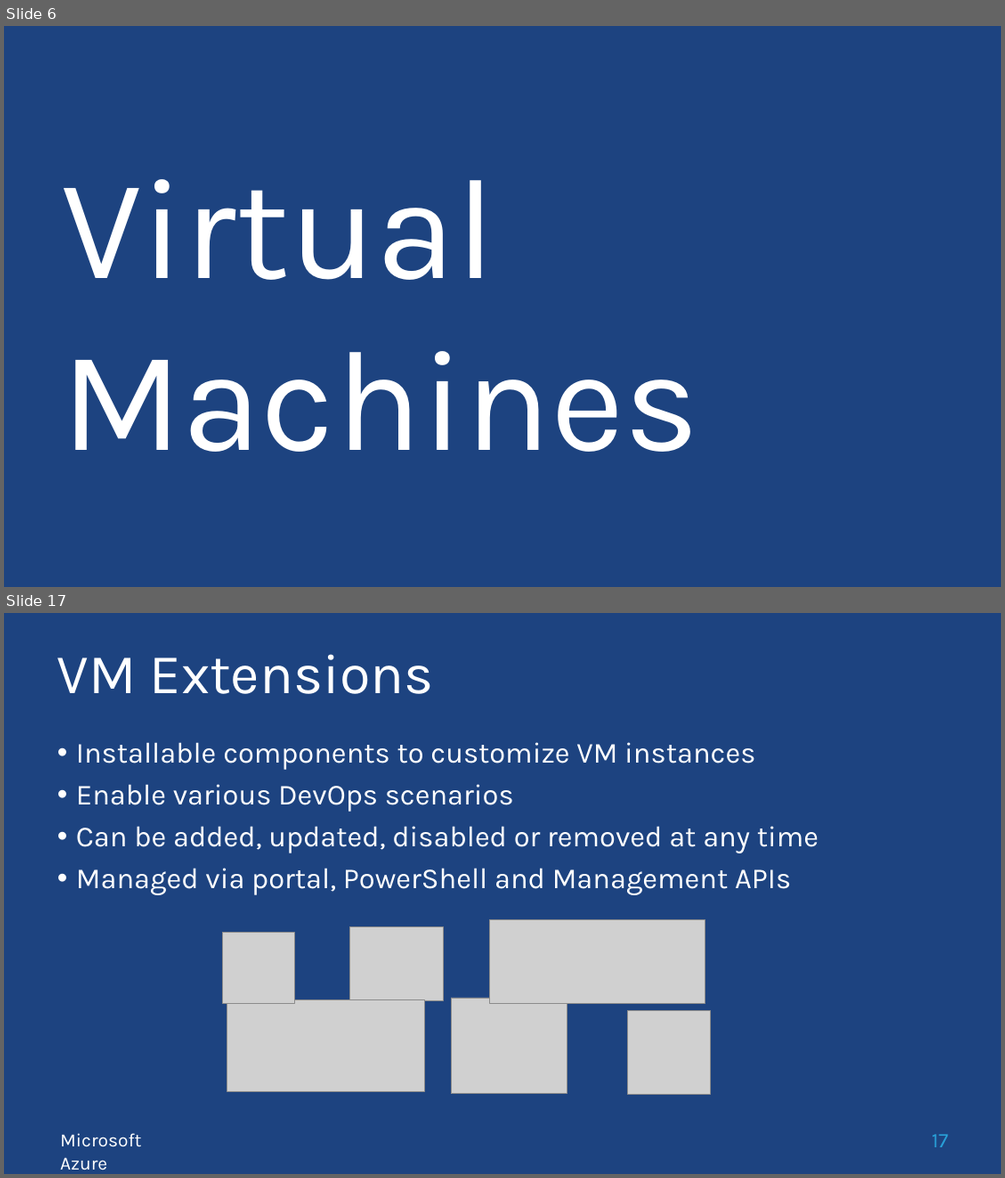
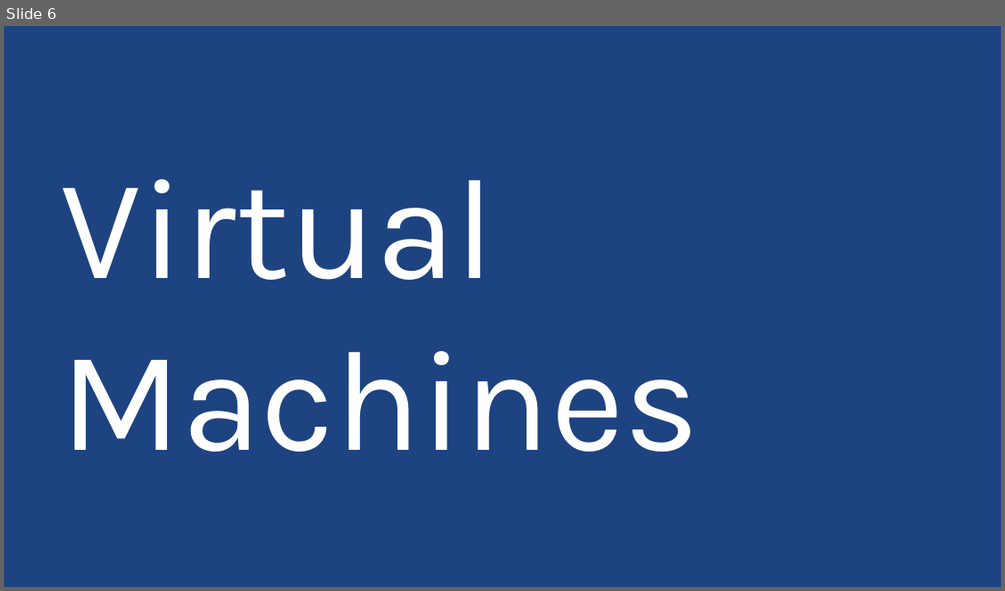
Before and after one commit to ThessalonikiNet-MeetUp/globalazurebootcamp2015, a slide deck: Nikos Tzelvenzis - Azure IaaS/Presentation/IaaS.pptx. Shown one above the other, each under a label of ours: slides 6 and 17 before the commit, slide 6 after it; the slides between them are not shown. The pictures are 1005x1178 and 1005x591 pixels, drawn with LibreOffice and Linux fonts; fonts in the diff are those of the drawing; grey boxes stand for pictures; background and template pictures are left out. Boxes give left, top, right and bottom in pixels: in the first picture for what was removed or moved away, otherwise in the second. Text is boxed around its words. In the diff, an @@ line names an element or a change of style, - is before the commit and + after.

```diff
--- a/Nikos Tzelvenzis - Azure IaaS/Presentation/IaaS.pptx
+++ b/Nikos Tzelvenzis - Azure IaaS/Presentation/IaaS.pptx
@@ slide 17 removed at (4,613,1001,1174), background picture (left out) @@
@@ title removed at (57,654,434,694) @@
-VM Extensions
@@ text removed at (76,742,818,895) @@
-• Installable components to customize VM instances
-• Enable various DevOps scenarios
-• Can be added, updated, disabled or removed at any time
-• Managed via portal, PowerShell and Management APIs
@@ picture removed at (223,932,295,1004) @@
@@ picture removed at (349,926,443,1000) @@
@@ picture removed at (489,919,705,1004) @@
@@ picture removed at (227,999,425,1092) @@
@@ picture removed at (451,997,567,1093) @@
@@ picture removed at (628,1011,711,1094) @@
@@ text removed at (60,1133,141,1169) @@
-Microsoft Azure
@@ page number removed at (931,1134,948,1147) @@
-17
```
Also in this commit, not shown: 20 slides changed, 2 slides added, 24 other slides removed, 10 other files.
